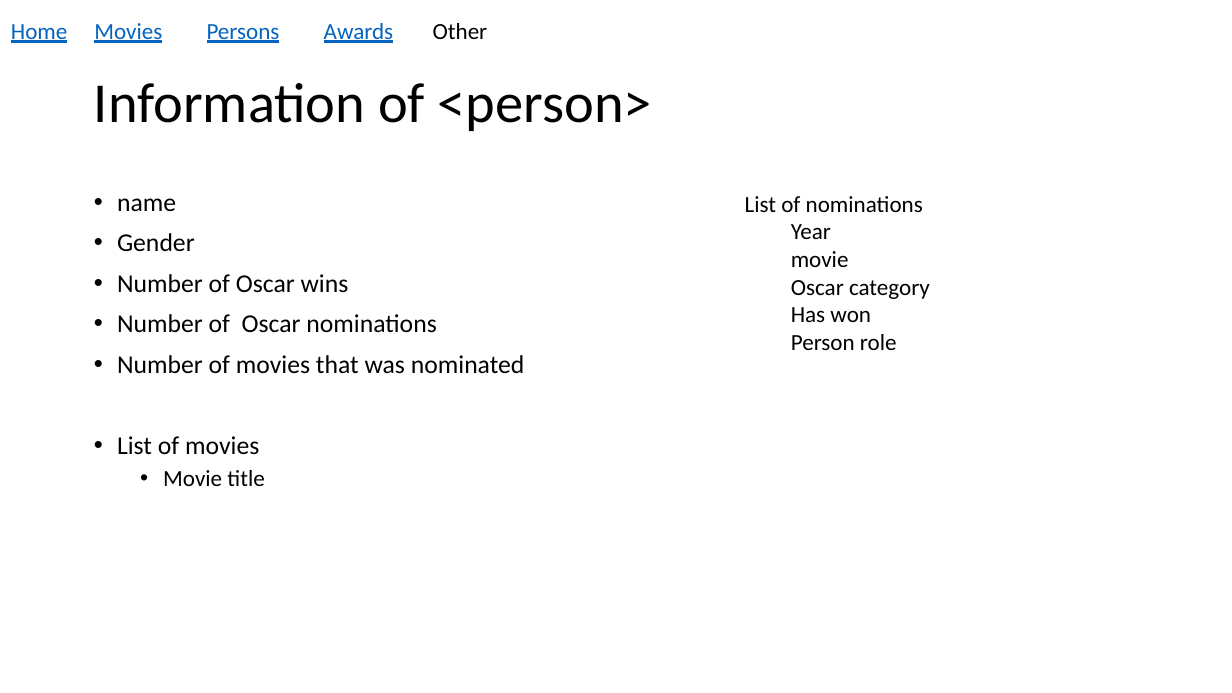
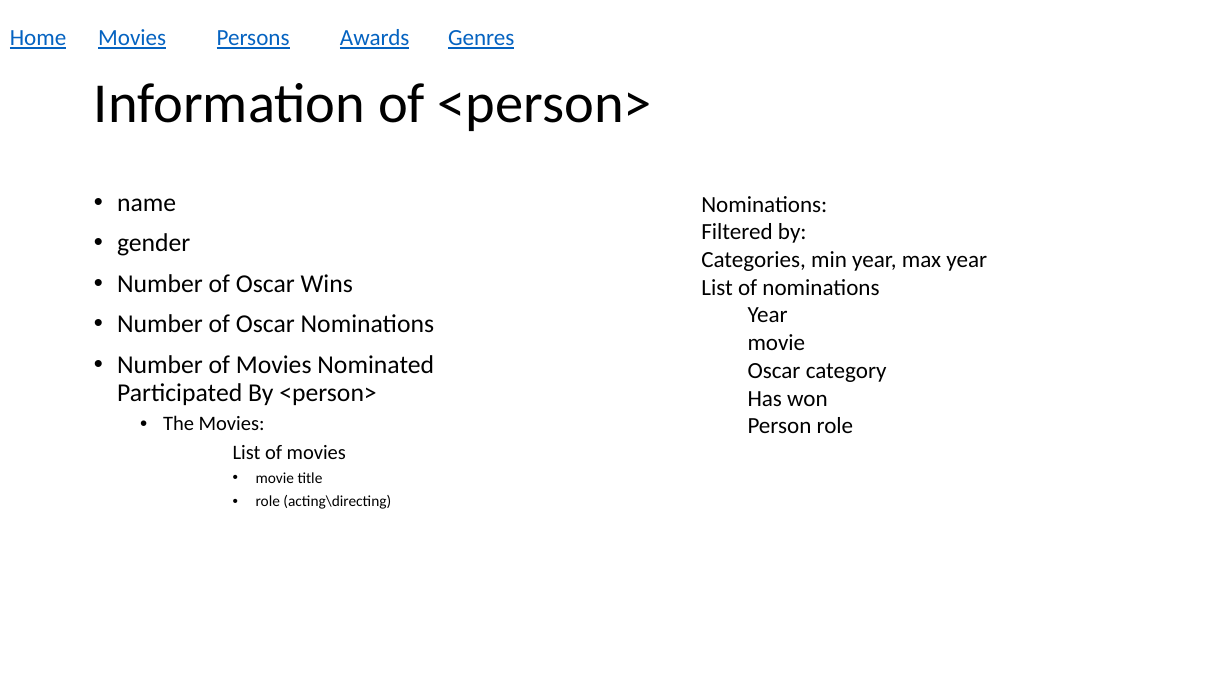
Before and after one commit to Joebahou/AcademyAwardsDB, a slide deck: slide 6 of Academy Award DB web skach.pptx (slide 7 before the commit). Drawn at 1232x693 pixels with LibreOffice and Linux fonts; fonts in the diff are those of the drawing. Boxes give left, top, right and bottom in pixels: in the first picture for what was removed or moved away, otherwise in the second. Text is boxed around its words. In the diff, an @@ line names an element or a change of style, - is before the commit and + after.

```diff
--- a/Academy Award DB web skach.pptx
+++ b/Academy Award DB web skach.pptx
@@ text "Home": place and size @@
-text "Home" at bbox=[11, 24, 67, 43]
+text "Home" at bbox=[10, 30, 66, 49]
@@ text "Movies": place and size @@
-text "Movies" at bbox=[94, 23, 162, 43]
+text "Movies" at bbox=[98, 29, 166, 49]
@@ text "Persons": place and size @@
-text "Persons" at bbox=[207, 24, 280, 43]
+text "Persons" at bbox=[217, 30, 290, 49]
@@ text "Awards": place and size @@
-text "Awards" at bbox=[324, 23, 394, 43]
+text "Awards" at bbox=[340, 29, 410, 49]
@@ text removed at bbox=[433, 23, 488, 39] @@
-Other
@@ text added at bbox=[448, 30, 514, 49], 18 pt, text #0563C1, underline @@
+Genres
@@ text "Nominations:": place and size @@
-text "Nominations:" at bbox=[745, 196, 930, 350]
+text "Nominations:" at bbox=[701, 196, 987, 433]
@@ text at bbox=[701, 196, 987, 271]: paragraphs added @@
+Nominations:
+Filtered by:
+Categories, min year, max year
@@ text at bbox=[117, 233, 435, 430]: text changed @@
-• Gender
-• Number of Oscar wins
-• Number of Oscar nominations
-• Number of movies that was nominated
+• gender
+• Number of Oscar Wins
+• Number of Oscar Nominations
+• Number of Movies Nominated Participated By <person>
+  • The Movies:
@@ text at bbox=[233, 445, 346, 459]: size 20 to 16 pt in "List of movies"; bullet • to none; list level 1 to 2 in "List of movies" @@
@@ text at bbox=[256, 472, 391, 509]: text changed; size 18 to 12 pt @@
-  • Movie title
+      • movie title
+      • role (acting\directing)
```
Also in this commit, not shown: 7 other slides changed, 1 slide added, 3 slides removed, 2 other files.
